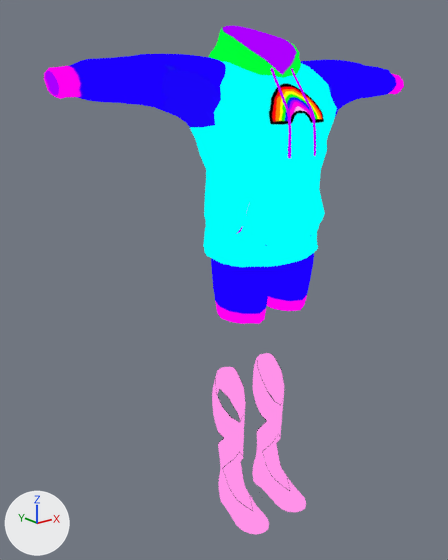
Before and after pictures for a commit that changed the glTF model public/models/outfits/lyla_hoodie.glb.
Before and after are seen from a camera (50 mm lens) standing at (-1.128, -1.241, 1.289) and looking at (-0.072, 0.08, 0.761). The lights are fixed; the arrows at lower left show +X, +Y and +Z. The older version comes first. Vertices at exactly the same position are counted once.

Names of what the first picture shows: 'Body'.
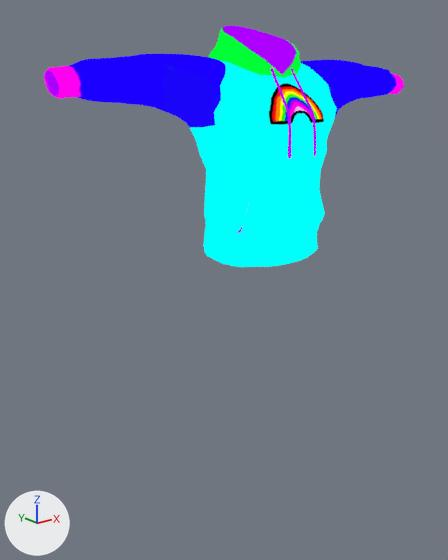
Location of each change, [x1, y1, x2, y2] in pixels of the pictures (448 x 560 px):
'Body', reshaped (52% shorter)
    before: [44, 26, 404, 534]
    after: [44, 26, 404, 267]
part 1 of me_body__merged, deleted
    before: [211, 253, 314, 534]

What changed in the scene script:
```text
Change me_body__merged:
    used by ob_body; location = (0.0, 0.0, 0.0)
    remove me_body__merged.from_pydata(...)  # 2496 vertices, 4754 faces; spans x -0.574..0.574, y -0.143..0.156, z 0.0..1.441
    add me_body__merged.from_pydata(...)  # 1538 vertices, 3016 faces; spans x -0.574..0.574, y -0.143..0.156, z 0.839..1.441
    me_body__merged part 1: 6 loose pieces with 958 vertices, spanning x -0.157..0.157, y -0.123..0.101, z 0.0..1.03, are deleted
    remove me_body__merged.materials.append(mat_n00_008_01_shoes_01_cloth__instance)
    remove me_body__merged.materials.append(mat_n00_001_01_bottoms_01_cloth__instance)
```
